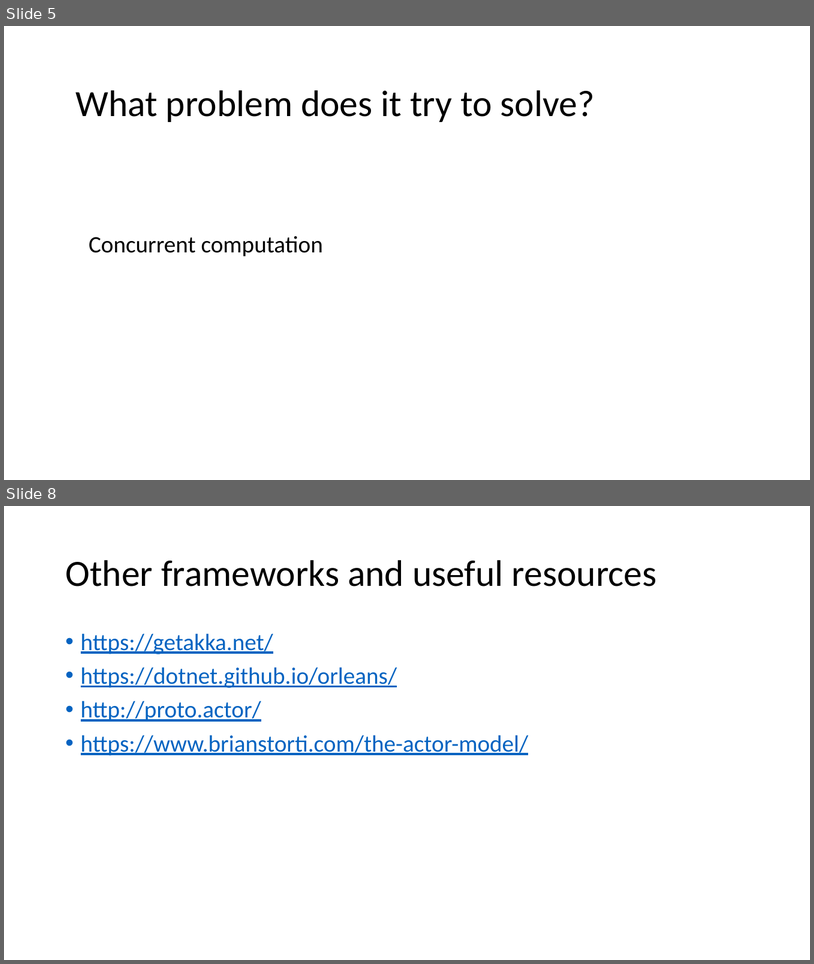
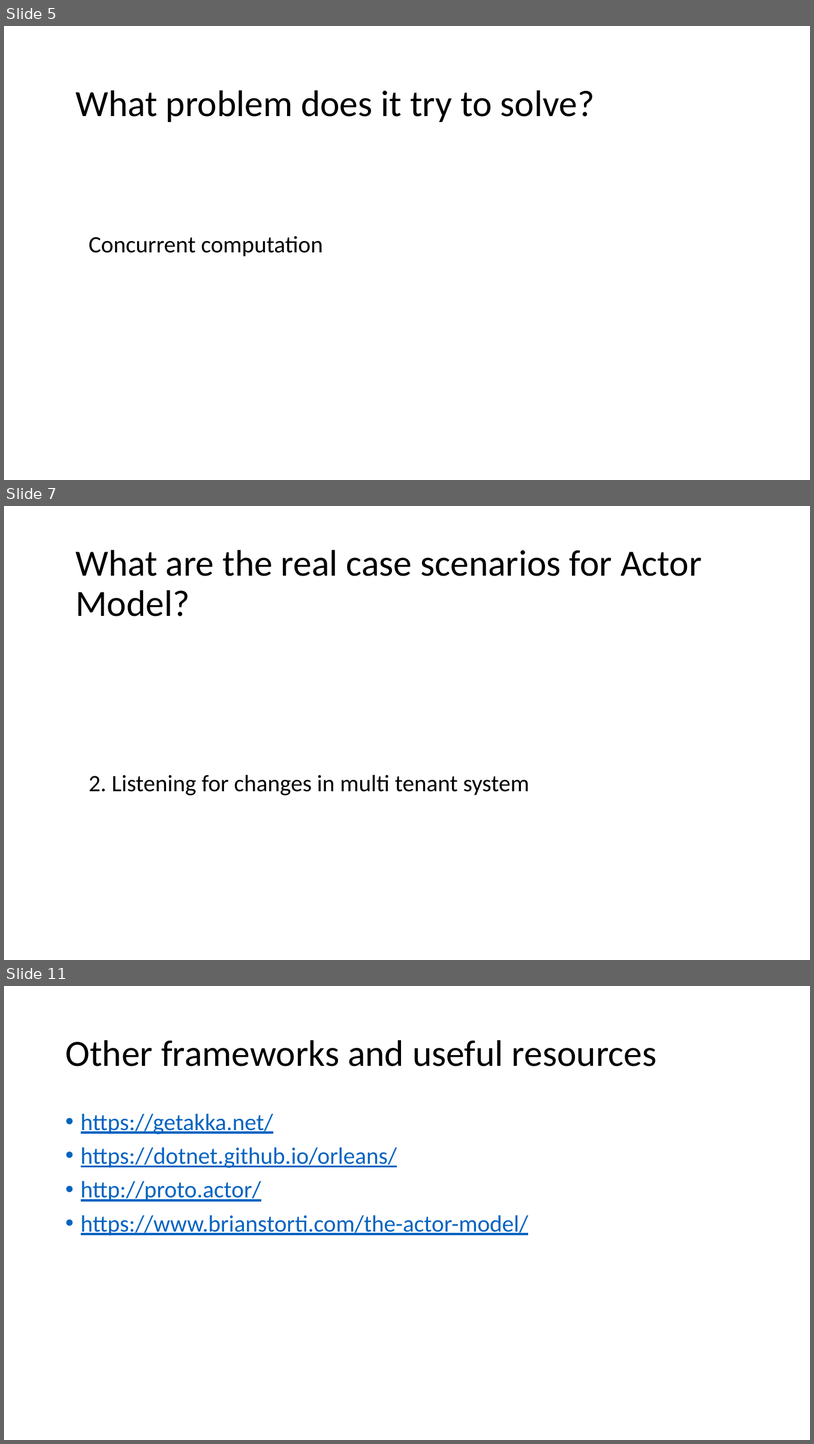
Before and after one commit to plitwinski/akka-dot-net-as-an-example-of-actor-model-presentation, a slide deck: presentation/english/akka-dotnet-as-an-example-of-actor-model.pptx. Shown one above the other, each under a label of ours: slides 5 and 8 before the commit, slides 5, 7 and 11 after it; the slides between them are not shown. The pictures are 814x964 and 814x1444 pixels, drawn with LibreOffice and Linux fonts; fonts in the diff are those of the drawing. Boxes give left, top, right and bottom in pixels: in the first picture for what was removed or moved away, otherwise in the second. Text is boxed around its words. In the diff, an @@ line names an element or a change of style, - is before the commit and + after.

```diff
--- a/presentation/english/akka-dotnet-as-an-example-of-actor-model.pptx
+++ b/presentation/english/akka-dotnet-as-an-example-of-actor-model.pptx
@@ slide 7 added at (4,506,810,960), background #FFFFFF @@
@@ text added at (75,550,702,616), 44 pt, text #000000 @@
+What are the real case scenarios for Actor Model?
@@ title added at (89,774,530,795), 28 pt, text #000000 @@
+2. Listening for changes in multi tenant system
@@ what was slide 8 is now slide 11 @@
```
Also in this commit, not shown: 2 slides changed, 2 other slides added, 17 other files.
